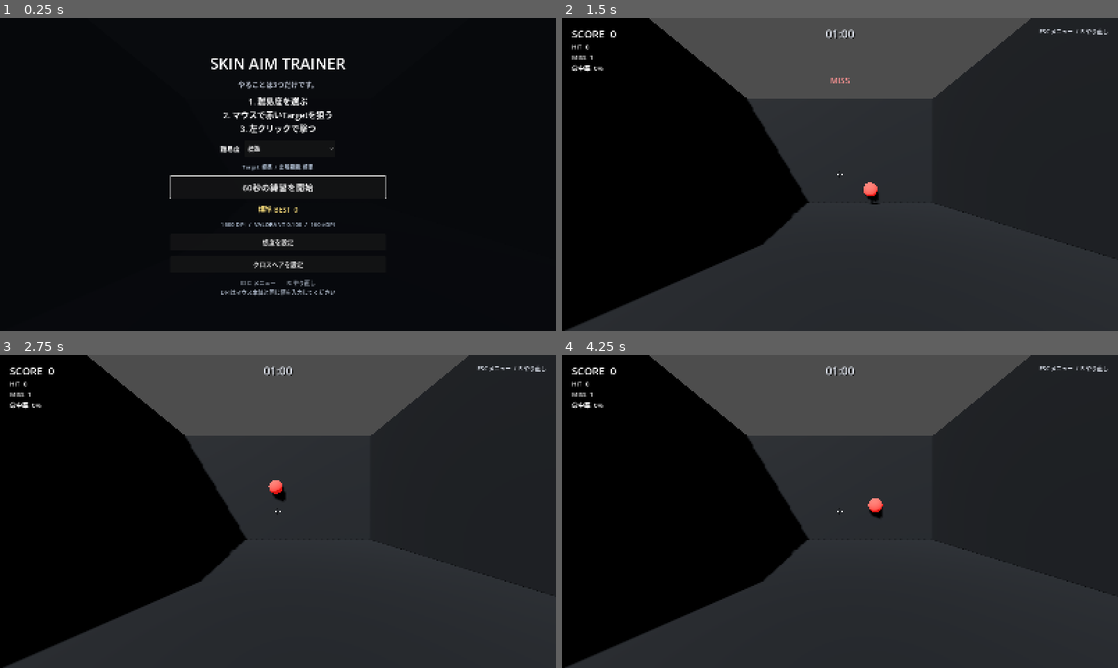
Above: before the commit, frames 1-4 (two rows, left to right).
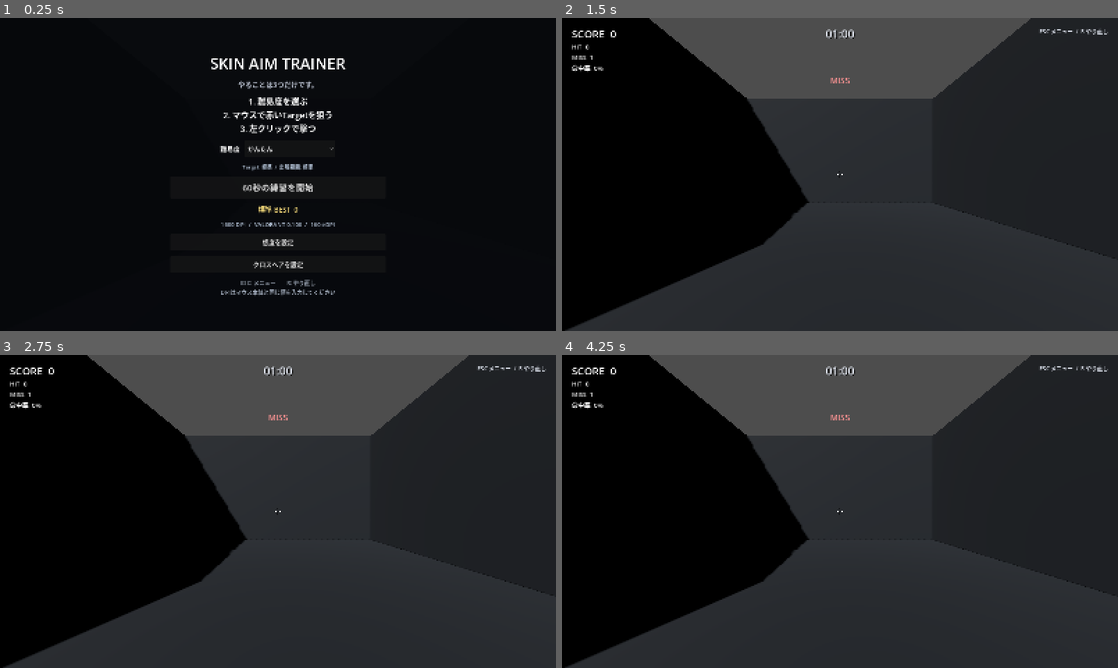
Above: after the commit, the same moments.

Repository: EliteMay/Skin-Aim-Trainer
Game: Godot game, scene res://scenes/main.tscn
The game is run twice, just before and just after one commit, with the same random seed, the same clock (stepped at 60 frames per second) and the same inputs.
Inputs (mouse positions are in pixels of both pictures, inside the frame that each line leads up to):
- Up to frame 1 (0.25 s): no input
- Up to frame 2 (1.5 s): click "60秒の練習を開始" at 0.5 s; tap Enter at 1.25 s; move the mouse to (867, 174) at 1.27 s; tap R at 1.35 s; click (867, 174) at 1.42 s
- Up to frame 3 (2.75 s): move the mouse to (250, 511) at 2.02 s; tap R at 2.1 s; click (250, 511) at 2.17 s
- Up to frame 4 (4.25 s): move the mouse to (851, 505) at 2.77 s; tap R at 2.85, 3.6 s; click (851, 505) at 2.92 s; move the mouse to (834, 517) at 3.52 s; click (834, 517) at 3.67 s

The runs differ from the first frame. In frame 1, 0.3% of the frame differs, in the area x 30-70%, y 40-58%; in frame 2, 0.1%; in frame 3, 0.2%; in frame 4, 0.2%.
Error after the commit: Invalid access to property or key 'pressed' on a base object of type 'null instance'. (res://scripts/aim_trainer.gd:255)

Commit message:
fix: add pause return-to-menu action

Diff:
--- a/scripts/aim_trainer.gd
+++ b/scripts/aim_trainer.gd
@@ -95,6 +95,9 @@
 @onready var pause_overlay: Control = $UI/PauseOverlay
 @onready var resume_button: Button = $UI/PauseOverlay/Center/Content/ResumeButton
 @onready var restart_button: Button = $UI/PauseOverlay/Center/Content/RestartButton
+@onready var pause_main_menu_button: Button = (
+	$UI/PauseOverlay/Center/Content/MainMenuButton
+)
 @onready var pause_sensitivity_label: Label = (
 	$UI/PauseOverlay/Center/Content/SensitivitySummary
 )
@@ -249,6 +252,7 @@
 	)
 	resume_button.pressed.connect(resume_training)
 	restart_button.pressed.connect(restart_training)
+	pause_main_menu_button.pressed.connect(return_to_main_menu)
 	pause_settings_button.pressed.connect(
 		func() -> void: _open_settings(RunState.PAUSED)
 	)
@@ -427,6 +431,12 @@
 	target_mesh.visible = true
 	Input.set_mouse_mode(Input.MOUSE_MODE_CAPTURED)
 	_show_feedback("RESTART", Color(0.82, 0.9, 1.0))
+
+
+func return_to_main_menu() -> void:
+	if run_state != RunState.PAUSED:
+		return
+	_show_ready_state()
 
 
 func _show_ready_state() -> void:
